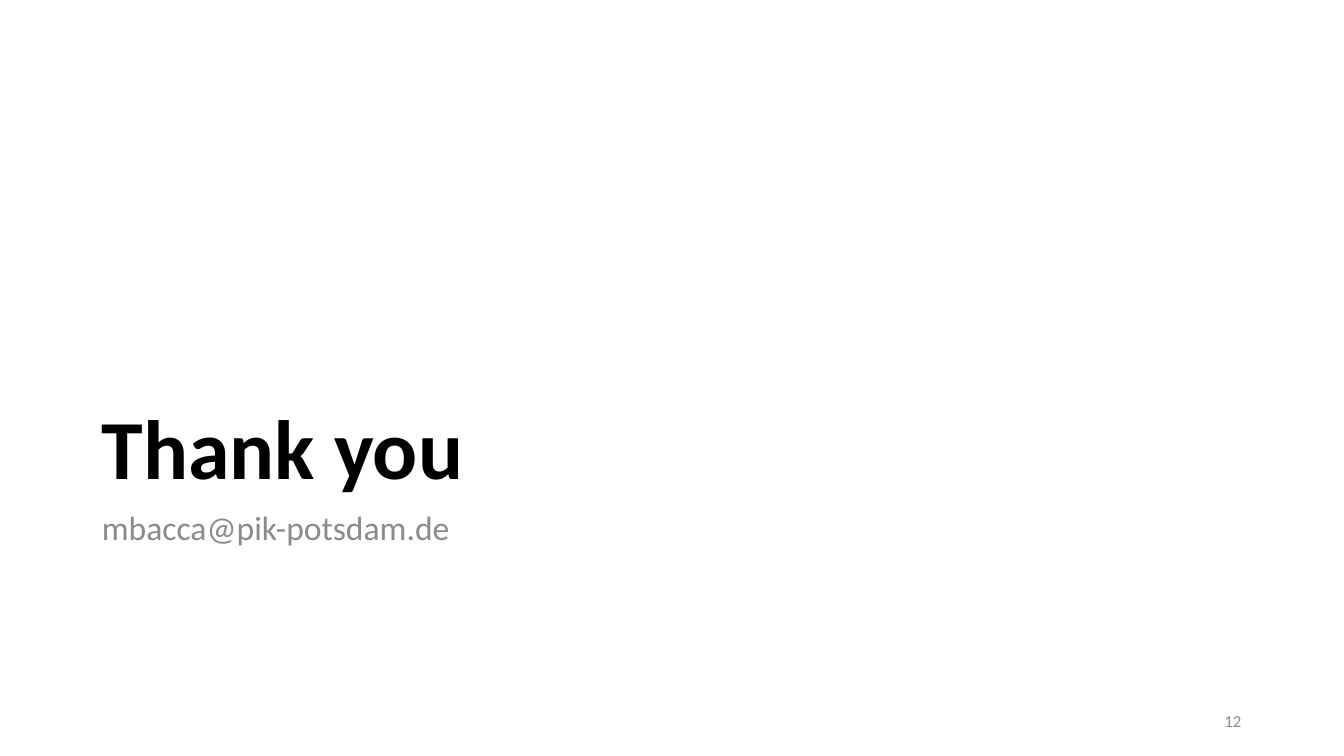
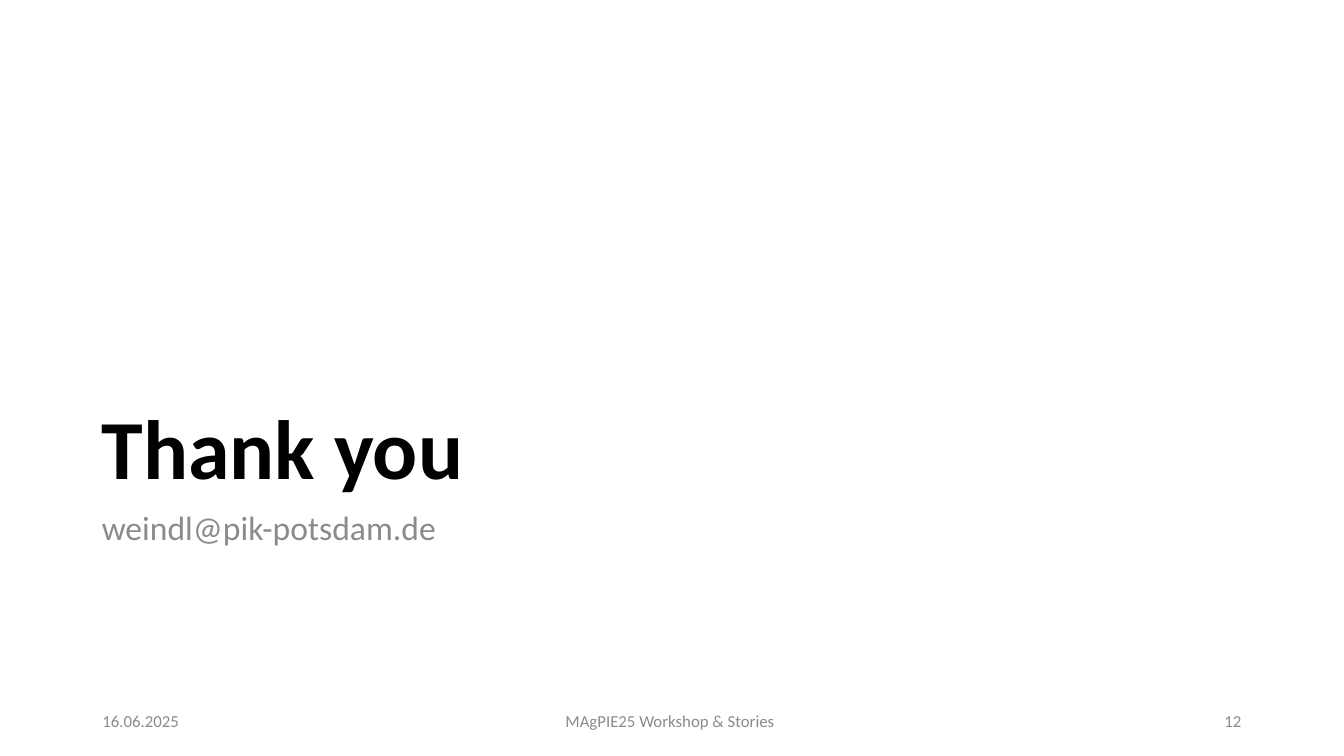
Before and after one commit to magpiemodel/magpiemodel.github.io, a slide deck: slide 12 of assets/slides/GAMS code, modules & realizations.pptx. Drawn at 1344x756 pixels with LibreOffice and Linux fonts; fonts in the diff are those of the drawing. Boxes give left, top, right and bottom in pixels: in the first picture for what was removed or moved away, otherwise in the second. Text is boxed around its words. In the diff, an @@ line names an element or a change of style, - is before the commit and + after.

```diff
--- a/assets/slides/GAMS code, modules & realizations.pptx
+++ b/assets/slides/GAMS code, modules & realizations.pptx
@@ text at [102,516,436,546]: text changed @@
-mbacca@pik-potsdam.de
+weindl@pik-potsdam.de
@@ text added at [102,716,178,727], 12 pt, text #8C8C8C @@
+16.06.2025
@@ text added at [565,715,775,730], 12 pt, text #8C8C8C @@
+MAgPIE25 Workshop & Stories
```
Also in this commit, not shown: 11 other slides changed, 1 other file.
